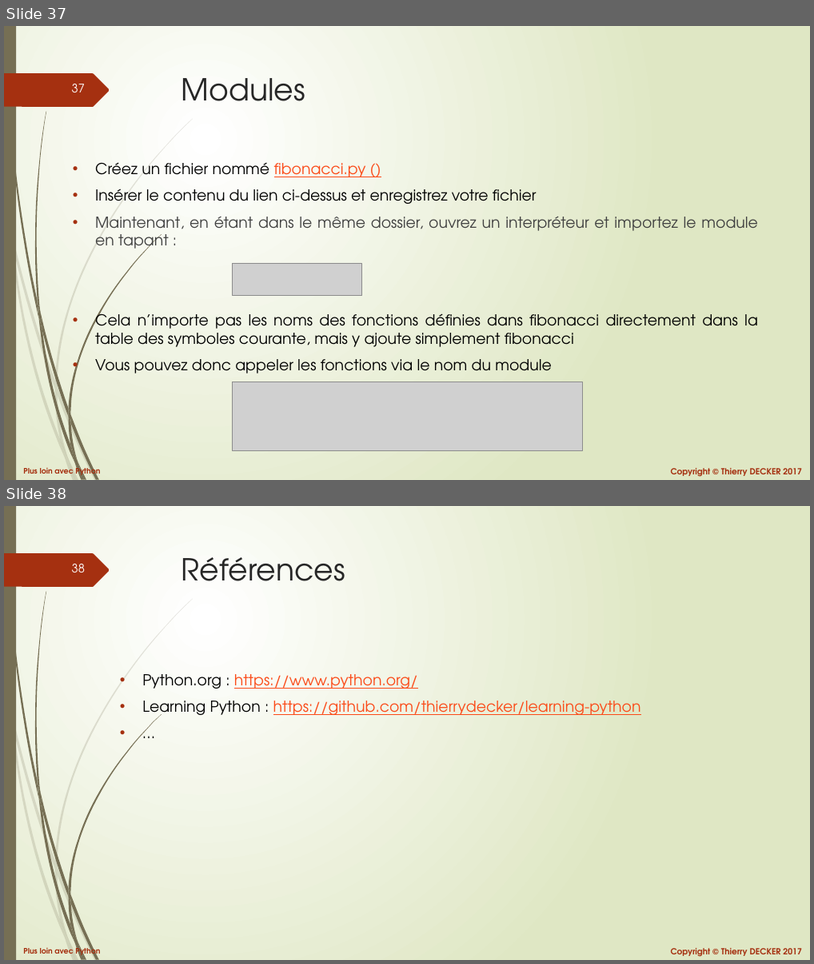
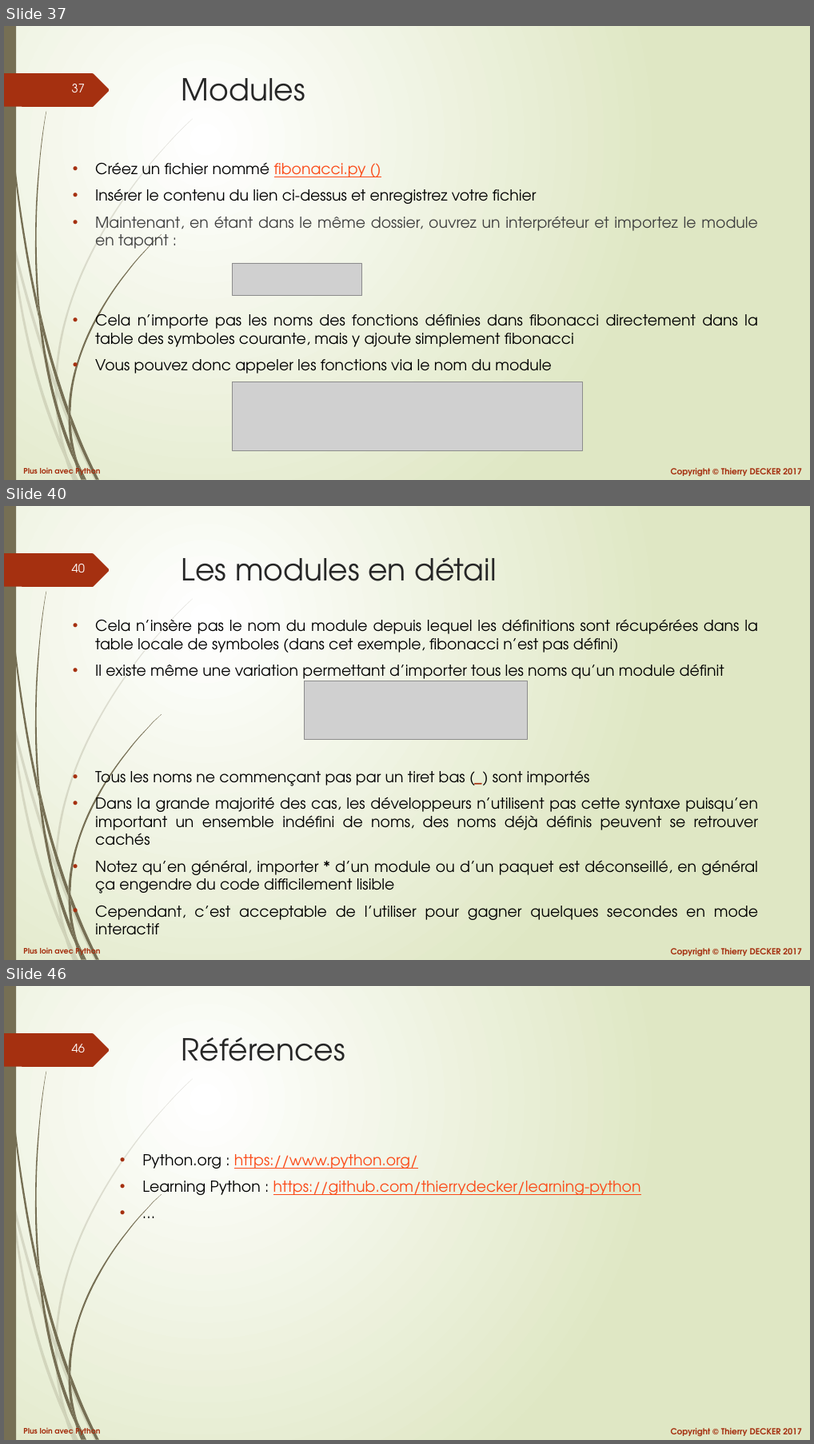
Before and after one commit to VikmanTheRacoon/learning-python, a slide deck: documentations/python-102.pptx. Shown one above the other, each under a label of ours: slides 37 and 38 before the commit, slides 37, 40 and 46 after it; the slides between them are not shown. The pictures are 814x964 and 814x1444 pixels, drawn with LibreOffice and Linux fonts; fonts in the diff are those of the drawing; grey boxes stand for pictures. Boxes give left, top, right and bottom in pixels: in the first picture for what was removed or moved away, otherwise in the second. Text is boxed around its words. In the diff, an @@ line names an element or a change of style, - is before the commit and + after.

```diff
--- a/documentations/python-102.pptx
+++ b/documentations/python-102.pptx
@@ slide 40 added at <box>4,506,810,960</box>, background gradient #FFFFFF to #DFE8C4; not listed: 27 template elements that a slide beside it also shows @@
@@ title added at <box>182,557,496,581</box>, 36 pt, text #262626 @@
+Les modules en détail
@@ text added at <box>95,619,758,935</box>, 18 pt, text #000000 @@
+• Cela n’insère pas le nom du module depuis lequel les définitions sont récupérées dans la table locale de symboles (dans cet exemple, fibonacci n’est pas défini)
+• Il existe même une variation permettant d’importer tous les noms qu’un module définit
+• Tous les noms ne commençant pas par un tiret bas (_) sont importés
+• Dans la grande majorité des cas, les développeurs n’utilisent pas cette syntaxe puisqu’en important un ensemble indéfini de noms, des noms déjà définis peuvent se retrouver cachés
+• Notez qu’en général, importer * d’un module ou d’un paquet est déconseillé, en général ça engendre du code difficilement lisible
+• Cependant, c’est acceptable de l’utiliser pour gagner quelques secondes en mode interactif
@@ picture added at <box>304,681,527,739</box> @@
@@ what was slide 38 is now slide 46 @@
@@ page number at <box>72,1044,85,1052</box>: text changed @@
-38
+46
```
Also in this commit, not shown: 7 other slides added, 1 other file.
